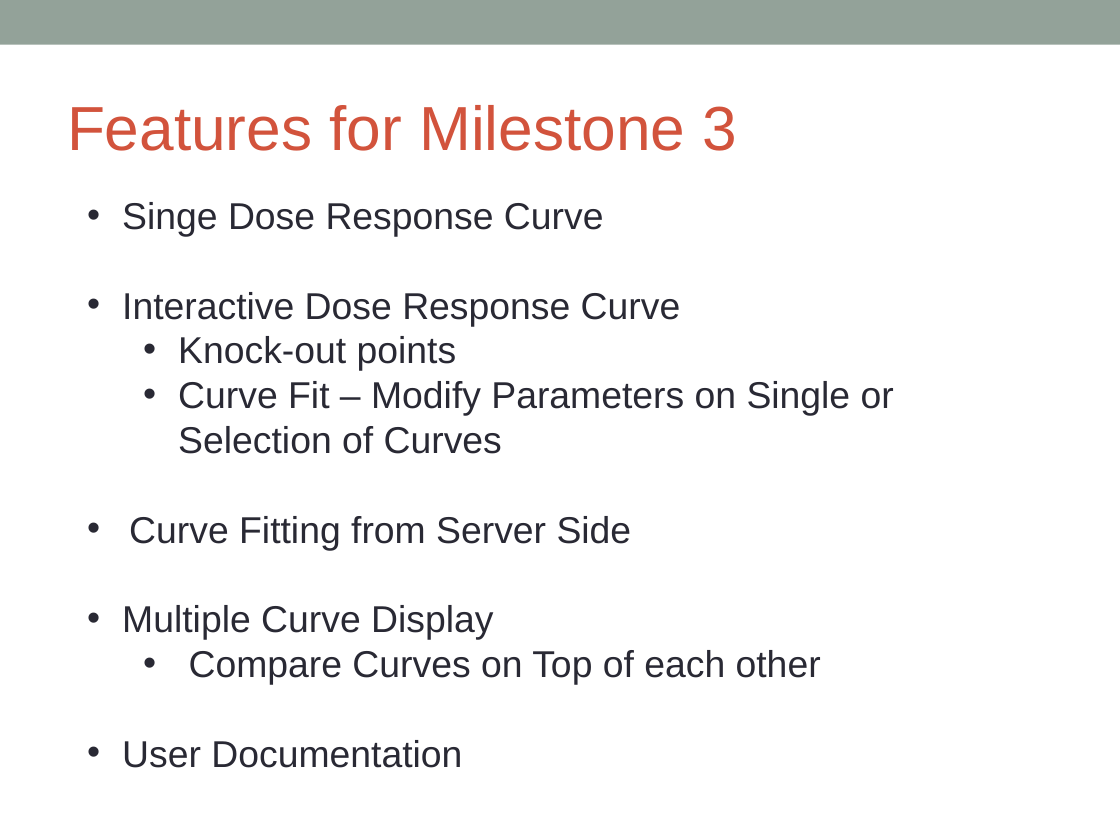
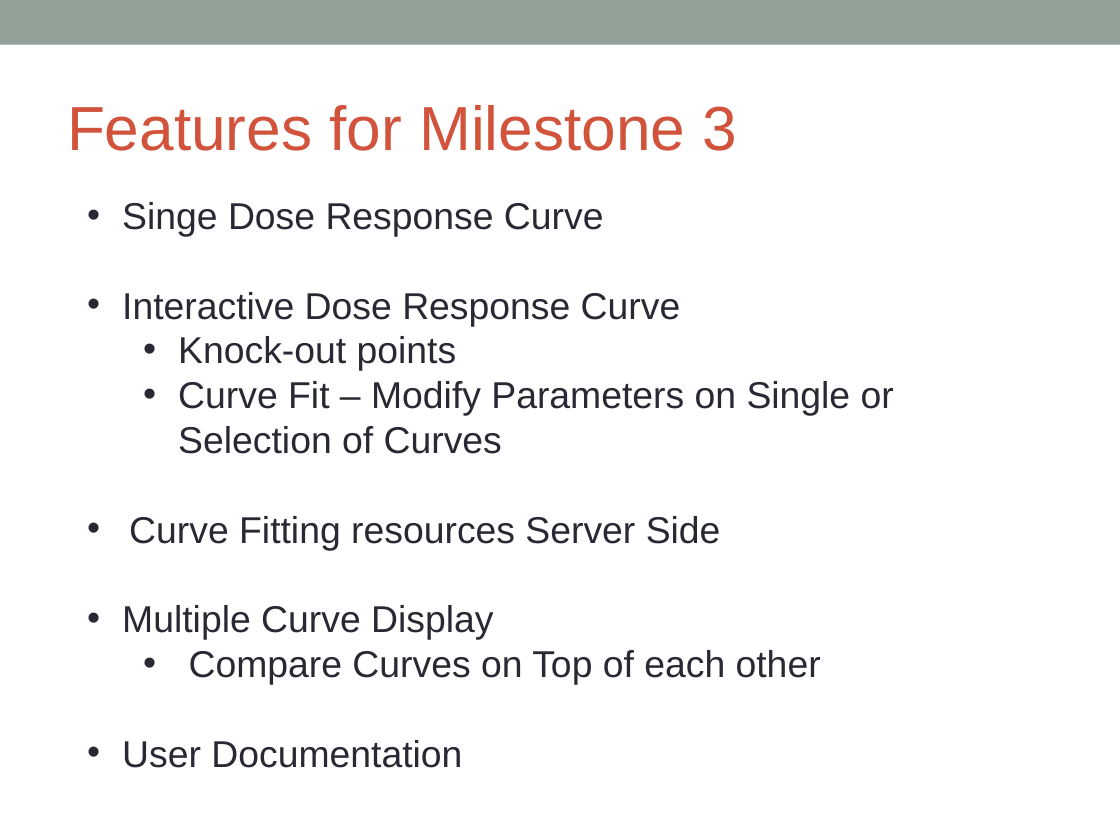
Before and after one commit to massfords/we99, a slide deck: slide 10 of docs/Presentations/WestEastMilestone2Presentation_v1.pptx. Drawn at 1120x840 pixels with LibreOffice and Linux fonts; fonts in the diff are those of the drawing. Boxes give left, top, right and bottom in pixels: in the first picture for what was removed or moved away, otherwise in the second. Text is boxed around its words. In the diff, an @@ line names an element or a change of style, - is before the commit and + after.

```diff
--- a/docs/Presentations/WestEastMilestone2Presentation_v1.pptx
+++ b/docs/Presentations/WestEastMilestone2Presentation_v1.pptx
@@ text at [129,516,721,550]: text changed @@
-• Curve Fitting from Server Side
+• Curve Fitting resources Server Side
```
Also in this commit, not shown: 17 other files.
